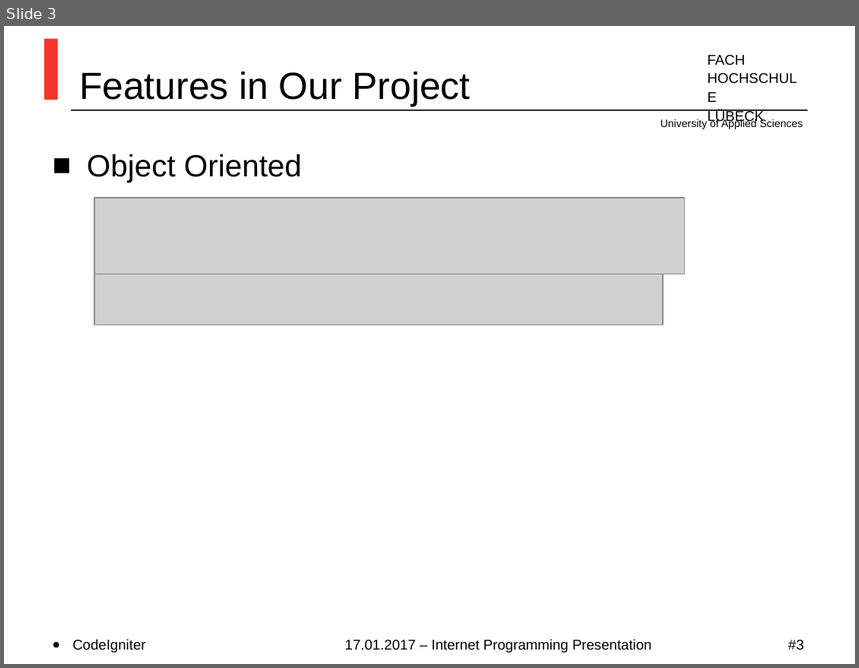
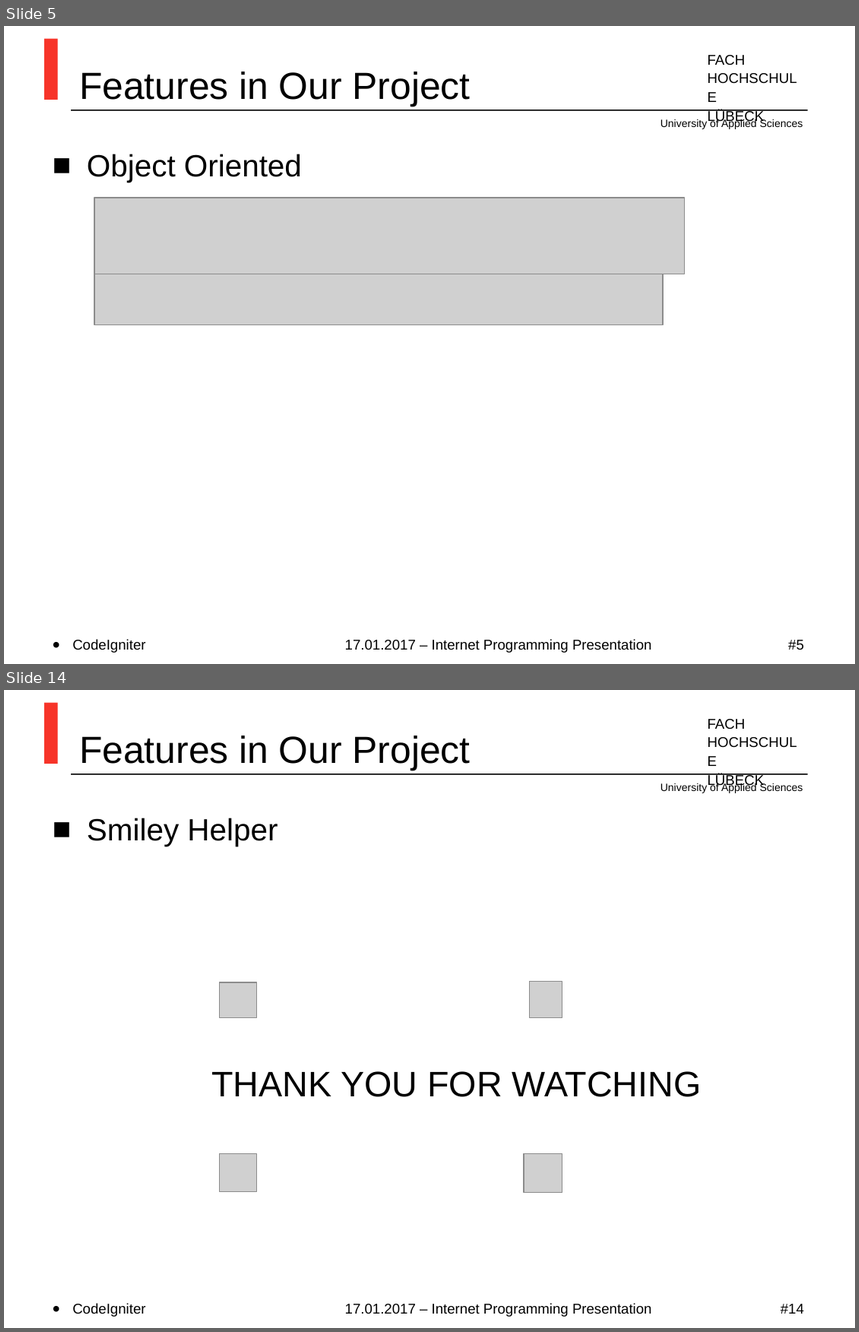
Before and after one commit to MirrShad/TiniBlog, a slide deck: Index.ppt. Shown one above the other, each under a label of ours: slide 3 before the commit, slides 5 and 14 after it; the slides between them are not shown. The pictures are 859x668 and 859x1332 pixels, drawn with LibreOffice and Linux fonts; fonts in the diff are those of the drawing; grey boxes stand for pictures; background and template pictures are left out. Boxes give left, top, right and bottom in pixels: in the first picture for what was removed or moved away, otherwise in the second. Text is boxed around its words. In the diff, an @@ line names an element or a change of style, - is before the commit and + after.

```diff
--- a/Index.ppt
+++ b/Index.ppt
@@ slide 14 added at (4,690,855,1328), background #FFFFFF; not listed: 4 template elements that a slide beside it also shows @@
@@ title added at (79,736,471,771), 32 pt, text #000000 @@
+Features in Our Project
@@ text added at (87,818,702,1097), 30 pt, text #000000 @@
+■ Smiley Helper
+  THANK YOU FOR WATCHING
@@ picture added at (219,983,257,1018) @@
@@ picture added at (529,982,563,1018) @@
@@ picture added at (219,1154,257,1192) @@
@@ picture added at (524,1154,563,1192) @@
@@ text added at (72,1303,145,1317), 12 pt, text #000000 @@
+• CodeIgniter
@@ text added at (345,1303,652,1317), 12 pt, text #000000 @@
+17.01.2017 – Internet Programming Presentation
@@ page number added at (781,1304,804,1314), 12 pt, text #000000 @@
+#14
@@ what was slide 3 is now slide 5 @@
@@ page number at (788,640,804,651): text changed @@
-#3
+#5
```
Also in this commit, not shown: 6 slides changed, 4 other slides added.
